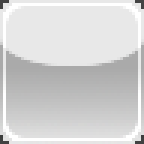
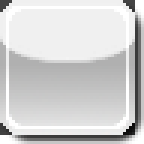
Layered file, before and after one edit (144 × 144). Changes by layer:
painted on "LumaMask2" over [0, 0, 144, 144]
painted on "LumaMask" over [0, 0, 144, 144]
painted on "BaseIcon" over [0, 0, 144, 144]
added layer "Drop Shadow" (80%) above "Background" over [0, 0, 144, 144]
showed "Background", painted on it over [3, 3, 141, 144]
